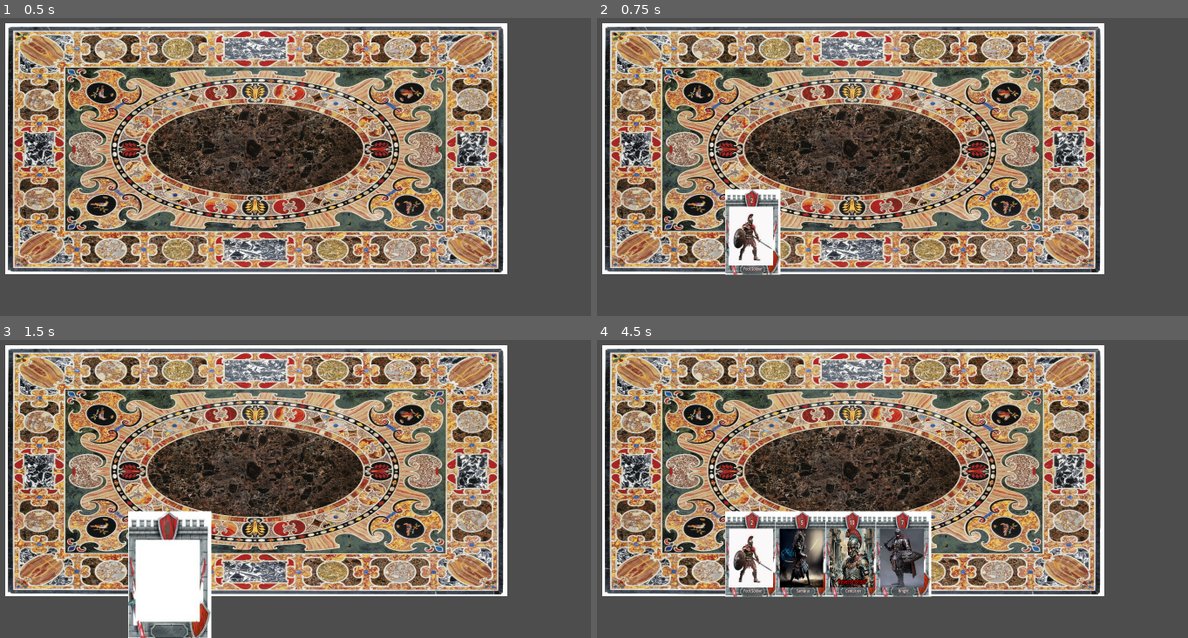
Above: before the commit, frames 1-4 (two rows, left to right).
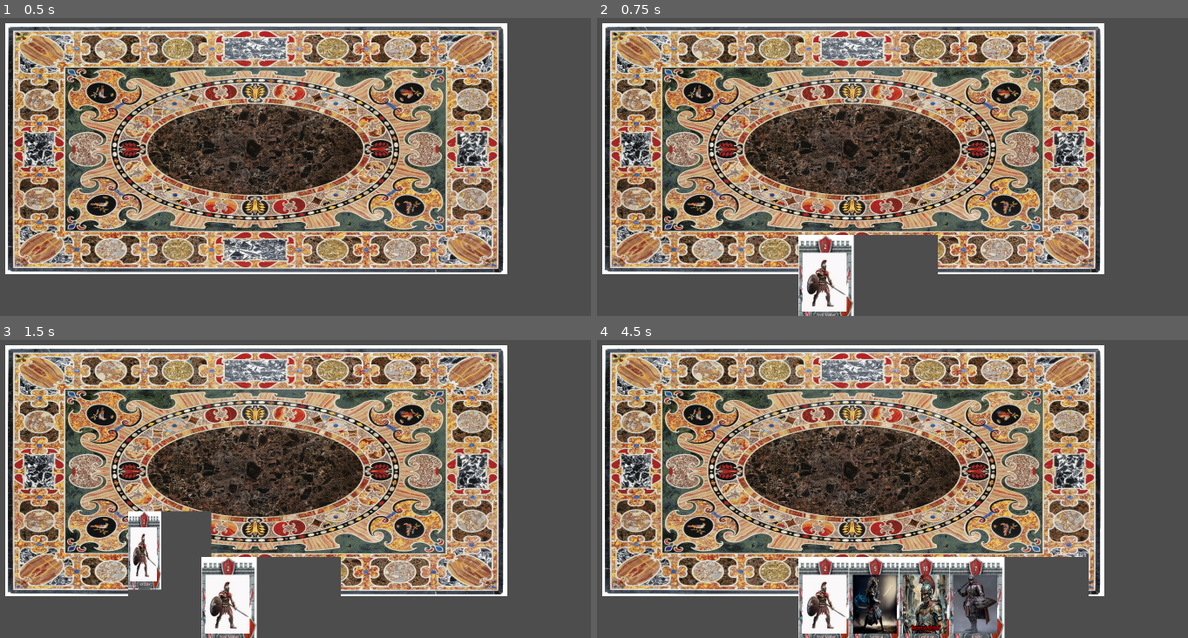
Above: after the commit, the same moments.

Repository: Banhiem/Octane
Game: Godot game, scene res://play_space.tscn
Same seed, same stepped clock (60 frames per second), same inputs: the game is played once before the commit and once after it. This scene is started directly instead of the project's main scene.
Inputs (mouse positions are in pixels of both pictures, inside the frame that each line leads up to):
- Up to frame 1 (0.5 s): no input
- Up to frame 2 (0.75 s): tap Enter at 0.5 s; move the mouse to (992, 125) at 0.52 s; tap Space (spacebar) at 0.6 s
- Up to frame 3 (1.5 s): click (159, 590) at 1.27 s
- Up to frame 4 (4.5 s): click (756, 590) at 2.02 s; click (756, 590) at 2.77 s; tap Space (spacebar) at 3.5, 3.6, 4.35 s; move the mouse to (697, 480) at 3.52 s; tap Enter at 4.25 s; move the mouse to (910, 387) at 4.27 s

Frame 1 is identical in both runs. In frame 2, 6.8% of the frame differs, in the area x 21-58%, y 57-100%; in frame 3, 8.8%; in frame 4, 17%, in the area x 21-84%, y 57-100%.

Commit message:
janky viewport shenanigans
makes the hover texture for focus a viewport texture which contains the generated texture by the subviewport FullCard which contains the image generated by the Sprite2D Border.

Diff:
--- a/CardBase.gd
+++ b/CardBase.gd
@@ -1,6 +1,4 @@
 extends MarginContainer
-
-
 
 @onready var CardData = load("res://card_data.gd")
 @onready var PlayerHand= load("res://Label.gd")
@@ -17,16 +15,15 @@
 var CardScale= self.get_scale()
 @onready var Cards= load("res://cards.tscn")
 
-
 func CreateCard():
-	$Border/SpecialEffect.text=SpecialEffect
-	$Border/SpecialEffect/Card.texture=load(CardImg)
-	$Border.scale *= CardSize/$Border.texture.get_size()
-	$Border/SpecialEffect/Card.scale *= (($Border/ImgArea.size/0.83)/$Border/SpecialEffect/Card.texture.get_size())*(CardSize/$Border.texture.get_size())
-	$Border/SpecialEffect/Card.position=$Border/ImgArea.position
-	$Border/CardNum.text=CardNum
-	$Border/CardName.text=CardName
-	$Border/SpecialEffect/Card.scale *= CardSize/$Focus.texture_hover.get_size()*1.3
+	$FullCard/Border/SpecialEffect.text=SpecialEffect
+	$FullCard/Border/SpecialEffect/Card.texture=load(CardImg)
+	$FullCard/Border.scale *= CardSize/$FullCard/Border.texture.get_size()
+	$FullCard/Border/SpecialEffect/Card.scale *= (($FullCard/Border/ImgArea.size/0.83)/$FullCard/Border/SpecialEffect/Card.texture.get_size())*(CardSize/$FullCard/Border.texture.get_size())
+	$FullCard/Border/SpecialEffect/Card.position=$FullCard/Border/ImgArea.position
+	$FullCard/Border/CardNum.text=CardNum
+	$FullCard/Border/CardName.text=CardName
+	$FullCard/Border/SpecialEffect/Card.scale *= CardSize/$Focus.texture_hover.get_size()*1.3
 
 enum{           #States of indivual cards
 	InHand,
@@ -37,17 +34,16 @@
 
 var state = InHand
 
+func _ready():
+	var ImgArea= $FullCard/Border/ImgArea.size/0.83
 
-
-func _ready():
-	var ImgArea= $Border/ImgArea.size/0.83
-	$Border/SpecialEffect.text=SpecialEffect
-	$Border/SpecialEffect/Card.texture=load(CardImg)
-	$Border.scale *= CardSize/$Border.texture.get_size()
-	$Border/SpecialEffect/Card.scale *= (ImgArea/$Border/SpecialEffect/Card.texture.get_size())*(CardSize/$Border.texture.get_size())
-	$Border/SpecialEffect/Card.position=$Border/ImgArea.position
-	$Border/CardNum.text=CardNum
-	$Border/CardName.text=CardName
+	$FullCard/Border/SpecialEffect.text=SpecialEffect
+	$FullCard/Border/SpecialEffect/Card.texture=load(CardImg)
+	$FullCard/Border.scale *= CardSize/$FullCard/Border.texture.get_size()
+	$FullCard/Border/SpecialEffect/Card.scale *= (ImgArea/$FullCard/Border/SpecialEffect/Card.texture.get_size())*(CardSize/$FullCard/Border.texture.get_size())
+	$FullCard/Border/SpecialEffect/Card.position=$FullCard/Border/ImgArea.position
+	$FullCard/Border/CardNum.text=CardNum
+	$FullCard/Border/CardName.text=CardName
 	await get_tree().process_frame
 	var NewCard=Cards.instantiate()
 	CardSelected=randi_range(0, DeckSize-1)
@@ -64,18 +60,14 @@
 		OnTable:
 			pass
 		FocusInHand:
-			#$Border.scale *= (CardSize)/$Border.texture.get_size()
+			#$FullCard/Border.scale *= (CardSize)/$FullCard/Border.texture.get_size()
 			pass
-
-
-
 
 func _on_focus_mouse_entered():
 	match state:
 		InHand, OnTable, InPile:
 			state = FocusInHand
 
-
 func _on_focus_mouse_exited():
 	match state:
 		FocusInHand:
--- a/cards.tscn
+++ b/cards.tscn
@@ -1,12 +1,18 @@
-[gd_scene load_steps=6 format=3 uid="uid://dakghqwfa52tr"]
+[gd_scene load_steps=8 format=3 uid="uid://dakghqwfa52tr"]
 
 [ext_resource type="Script" path="res://CardBase.gd" id="1_jv2kh"]
 [ext_resource type="Texture2D" uid="uid://cw3mxete63m4r" path="res://game-stone-ui-frame-vector-260nw-2003937230.jpg" id="2_ykfp2"]
 [ext_resource type="Texture2D" uid="uid://bvylcog2t2hif" path="res://card_images/Thief.jpg" id="3_w4vna"]
 
+[sub_resource type="ViewportTexture" id="ViewportTexture_muckv"]
+viewport_path = NodePath("FullCard")
+
 [sub_resource type="CanvasItemMaterial" id="CanvasItemMaterial_ymd4r"]
 
 [sub_resource type="FontVariation" id="FontVariation_xd5p7"]
+
+[sub_resource type="ViewportTexture" id="ViewportTexture_yu3e2"]
+viewport_path = NodePath("FullCard")
 
 [node name="CardBase" type="MarginContainer"]
 offset_right = 398.0
@@ -14,13 +20,21 @@
 size_flags_stretch_ratio = 0.0
 script = ExtResource("1_jv2kh")
 
-[node name="Border" type="Sprite2D" parent="."]
+[node name="Focus" type="TextureButton" parent="."]
+layout_mode = 2
+texture_hover = SubResource("ViewportTexture_muckv")
+ignore_texture_size = true
+
+[node name="FullCard" type="SubViewport" parent="."]
+size = Vector2i(500, 500)
+
+[node name="Border" type="Sprite2D" parent="FullCard"]
 material = SubResource("CanvasItemMaterial_ymd4r")
 texture = ExtResource("2_ykfp2")
 centered = false
 metadata/_edit_lock_ = true
 
-[node name="SpecialEffect" type="Label" parent="Border"]
+[node name="SpecialEffect" type="Label" parent="FullCard/Border"]
 offset_left = 27.0
 offset_top = 184.0
 offset_right = 187.0
@@ -34,14 +48,14 @@
 autowrap_mode = 3
 metadata/_edit_lock_ = true
 
-[node name="Card" type="Sprite2D" parent="Border/SpecialEffect"]
+[node name="Card" type="Sprite2D" parent="FullCard/Border/SpecialEffect"]
 show_behind_parent = true
 position = Vector2(232, -99)
 scale = Vector2(1.101, 1)
 texture = ExtResource("3_w4vna")
 centered = false
 
-[node name="ImgArea" type="MarginContainer" parent="Border"]
+[node name="ImgArea" type="MarginContainer" parent="FullCard/Border"]
 anchors_preset = -1
 anchor_left = 0.457
 anchor_top = 0.546
@@ -55,7 +69,7 @@
 grow_vertical = 2
 metadata/_edit_lock_ = true
 
-[node name="CardName" type="Label" parent="Border"]
+[node name="CardName" type="Label" parent="FullCard/Border"]
 anchors_preset = -1
 anchor_left = 0.5
 anchor_top = 1.0
@@ -74,7 +88,7 @@
 horizontal_alignment = 1
 metadata/_edit_lock_ = true
 
-[node name="CardNum" type="Label" parent="Border"]
+[node name="CardNum" type="Label" parent="FullCard/Border"]
 offset_left = 75.0
 offset_top = 20.0
 offset_right = 139.0
@@ -86,14 +100,14 @@
 horizontal_alignment = 1
 metadata/_edit_lock_ = true
 
-[node name="CardSize" type="MarginContainer" parent="."]
-layout_mode = 2
+[node name="CardSize" type="MarginContainer" parent="FullCard"]
+offset_right = 398.0
+offset_bottom = 612.0
 metadata/_edit_lock_ = true
 
-[node name="Focus" type="TextureButton" parent="."]
-layout_mode = 2
-texture_hover = ExtResource("2_ykfp2")
-ignore_texture_size = true
+[node name="Sprite2D" type="Sprite2D" parent="."]
+position = Vector2(513, 415)
+texture = SubResource("ViewportTexture_yu3e2")
 
 [connection signal="mouse_entered" from="Focus" to="." method="_on_focus_mouse_entered"]
 [connection signal="mouse_exited" from="Focus" to="." method="_on_focus_mouse_exited"]
